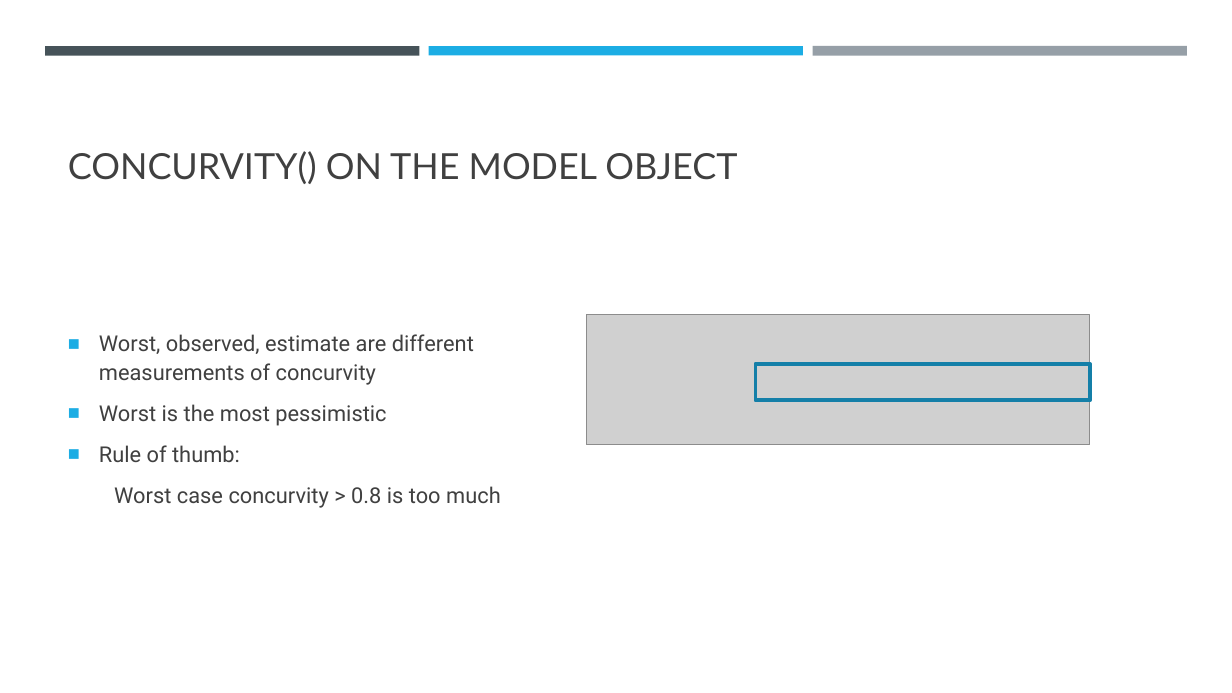
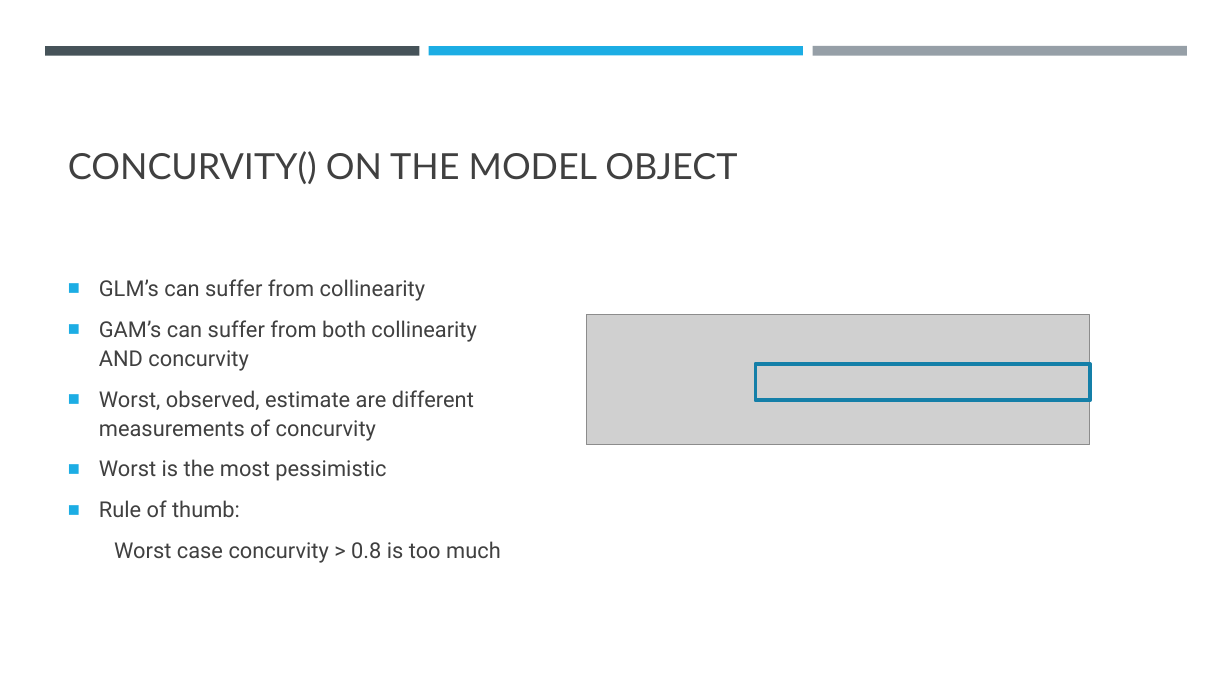
Before and after one commit to casact/GAM_Examples, a slide deck: slide 12 of CAGNY 2021 GAM Smooths.pptx. Drawn at 1232x693 pixels with LibreOffice and Linux fonts; fonts in the diff are those of the drawing; grey boxes stand for pictures. Boxes give left, top, right and bottom in pixels: in the first picture for what was removed or moved away, otherwise in the second. Text is boxed around its words. In the diff, an @@ line names an element or a change of style, - is before the commit and + after.

```diff
--- a/CAGNY 2021 GAM Smooths.pptx
+++ b/CAGNY 2021 GAM Smooths.pptx
@@ text at (99, 279, 476, 371): paragraphs added @@
+■ GLM’s can suffer from collinearity
+■ GAM’s can suffer from both collinearity AND concurvity
```
Also in this commit, not shown: 9 other slides changed, 1 slide added, 1 slide removed, 2 other files.
